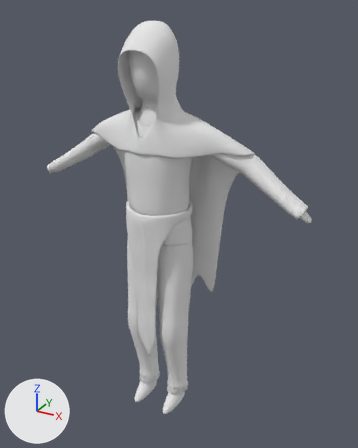
One commit to the Blender file MastersOfMana/Assets/Models/Sorcerer.blend: the scene before it, then after it.
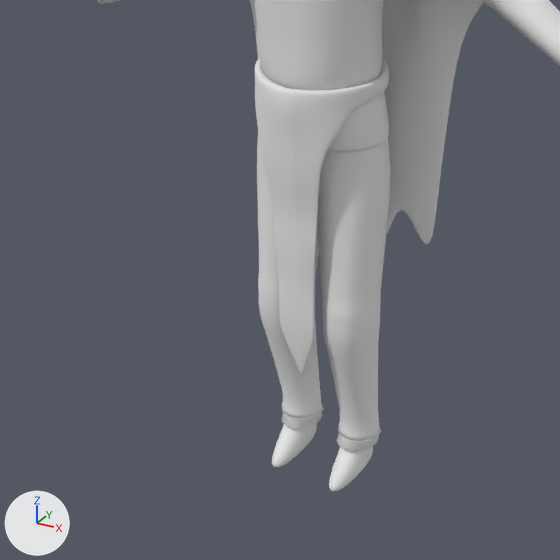
Each version appears first whole from a 50 mm lens placed at (1.191, -1.959, 2.106), pointed at (0.075, 0.071, 1.092), and next in a close-up on the part from 0% to 77% of the width and 38% to 100% of the height. The lights are fixed; the arrows at lower left show +X, +Y and +Z.

In view in the first close-up: 'Belt', 'Body', 'Hoodie', 'Jacket', 'Trousers'.
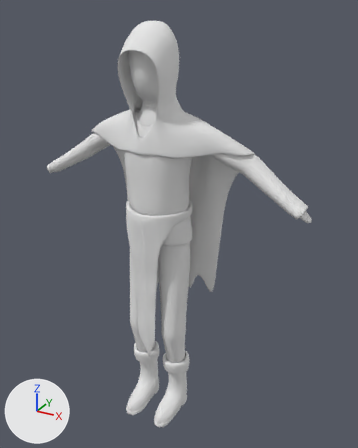
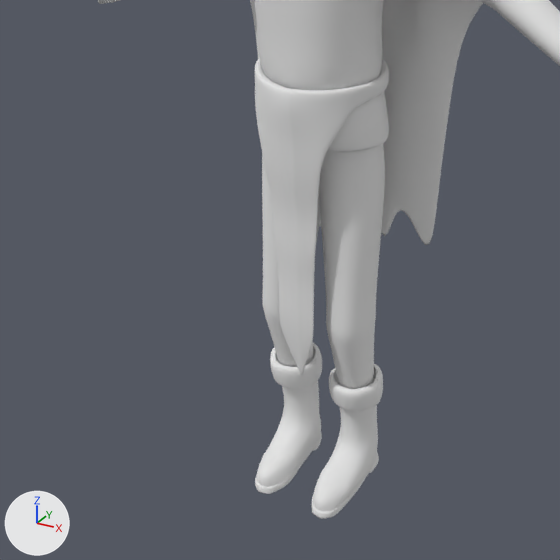
Commit message: Resource: Sorcerer has boots

Edits to the bpy script that builds the scene:
```text
Add mat_sorcerer_boots:
    mat_sorcerer_boots = diffuse_material('Sorcerer_Boots')
    mat_sorcerer_boots.base_color = (0.8, 0.8, 0.8)  # white #e7e7e7
Change me_cube_000:
    where me_cube_000.from_pydata(...)  # 182 vertices, 168 faces; spans x 0.0..0.75, y 0.0..2.04, z -0.14..0.17
    used by ob_body; location = (0.0, 0.0, 0.0); rotation_euler = (1.571, 0.0, 0.0), in degrees (90, 0, 0)
    verts and faces of me_cube_000; kept vertices keep their numbers, new ones are numbered from 182
    before: 152 (0.14, 0.09, -0.02), 160 (0.07, 0.04, 0.15), 161 (0.12, 0.04, 0.15), 166 (0.07, 0.0, 0.15), 167 (0.12, 0.0, 0.15)
    me_cube_000 part 1
    add delete_faces([(160, 166, 167, 161)])
    add verts[152] = (0.15, 0.09, -0.02)  # moved
    add verts[160] = (0.06, 0.07, 0.07)  # moved
    add verts[161] = (0.14, 0.06, 0.07)  # moved
    add verts[166] = (0.06, 0.0, 0.06)  # moved
    add verts[167] = (0.14, 0.0, 0.06)  # moved
    add verts[182] = (0.05, 0.06, 0.13)
    add verts[183] = (0.14, 0.05, 0.13)
    add verts[184] = (0.14, 0.0, 0.11)
    add verts[185] = (0.05, 0.0, 0.11)
    add verts[186] = (0.07, 0.04, 0.2)
    add verts[187] = (0.13, 0.03, 0.16)
    add verts[188] = (0.13, 0.0, 0.16)
    add verts[189] = (0.07, 0.0, 0.2)
    add faces += [(161, 183, 184, 167), (184, 188, 189, 185), (166, 167, 184, 185), (160, 182, 183, 161), (160, 166, 185, 182), (186, 189, 188, 187)]
    add faces += [(182, 186, 187, 183), (182, 185, 189, 186), (183, 187, 188, 184)]
Add me_cube:
    me_cube.from_pydata(...)  # 278 vertices, 270 faces; spans x 0.024..0.173, y -0.21..0.078, z -0.012..0.323
    me_cube.polygons.foreach_set('use_smooth', [True] * 270)
    me_cube.materials.append(mat_sorcerer_boots)  # white #e7e7e7
Change ob_trousers:
    add ob_trousers.hide_viewport = True
Add ob_boots:
    ob_boots = bpy.data.objects.new('Boots', me_cube)
    ob_boots.parent = ob_body
    ob_boots.matrix_parent_inverse = Matrix(((1.0, 0.0, 0.0, 0.0), (0.0, 0.0, 1.0, 0.0), (0.0, -1.0, 0.0, 0.0), (0.0, 0.0, 0.0, 1.0)))
    ob_boots.location = (0.0, 0.0, 0.0)
    _m = ob_boots.modifiers.new('Mirror', 'MIRROR')
    _m = ob_boots.modifiers.new('Solidify', 'SOLIDIFY')
    _m.thickness = -0.005
    _m.nonmanifold_thickness_mode = 'FIXED'
    _m.nonmanifold_merge_threshold = 0.0003
    _m = ob_boots.modifiers.new('Subsurf', 'SUBSURF')
    _m.levels = 2
```

Boxes (x1, y1, x2, y2) around the edits, measured in the close-ups (560 x 560 px):
'Trousers', hidden
    before: (257, 108, 390, 451)
'Boots', added
    after: (255, 343, 383, 519)
part 1 of me_cube_000, built on
    before: (272, 424, 373, 491)
